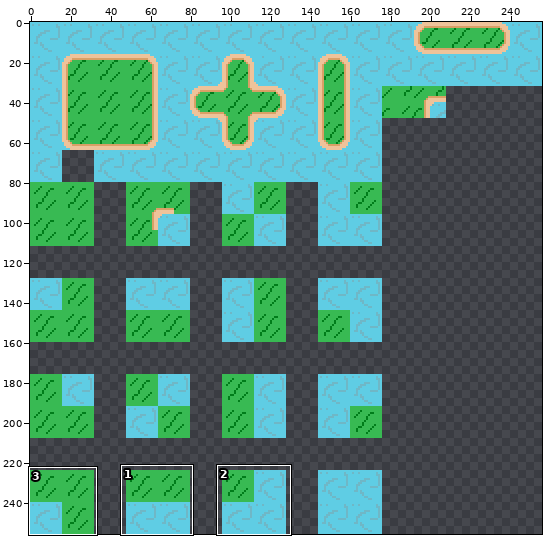
A pixel-art file gets an edit: textures/land_tilemap.aseprite. The first picture is a wide view before the edit; the outline marks the close-up.
Close-up. First the earlier version:
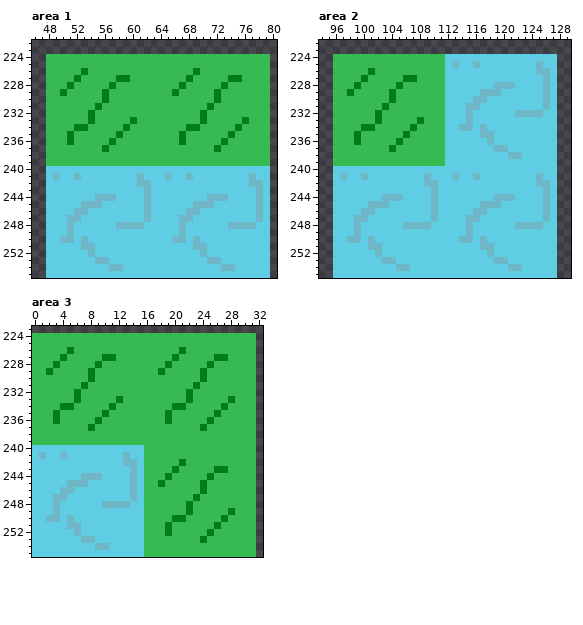
256x256 pixels, 1 frame. Shown: area 1: x 46..80, y 222..255; area 2: x 94..129, y 222..255; area 3: x 0..32, y 223..255. The commit also changed other parts of the picture, which this record leaves out.
Now the later version:
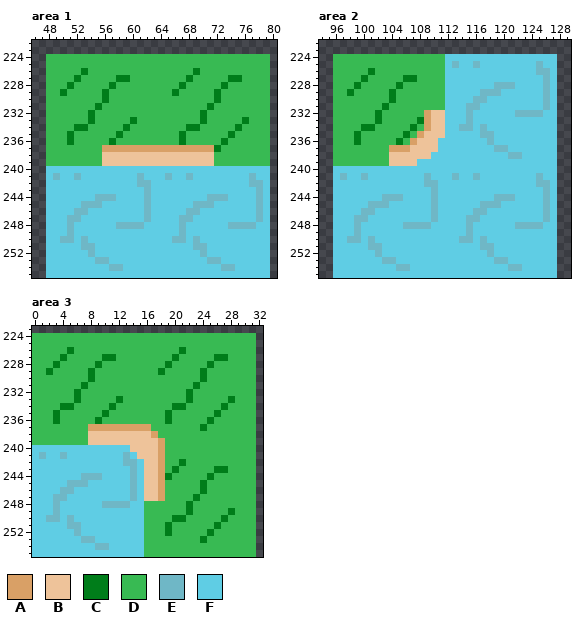
Palette (. is transparent): A #d9a066  B #eec39a  C #007d1a  D #38ba53  E #6fb7c6  F #5fcde4
Change:
--- area 1
@@ x 54..73 @@
 236 DDDCDDDDDDDDDCDDDDDC
-237 DDCDDDDDDDDDDDDDDDCD
-238 DDDDDDDDDDDDDDDDDDDD
-239 DDDDDDDDDDDDDDDDDDDD
+237 DDAAAAAAAAAAAAAAAACD
+238 DDBBBBBBBBBBBBBBBBDD
+239 DDBBBBBBBBBBBBBBBBDD
 240 FFFFFFFFFFFFFFFFFFFF
--- area 2
@@ x 102..113 @@
 231 DCDDDDDDDDFF
-232 CDDDDDDDDDFF
-233 CDDDDDCDDDFF
-234 DDDDDCDDDDFF
-235 DDDDCDDDDDFF
-236 DDDCDDDDDDFF
-237 DDCDDDDDDDFF
-238 DDDDDDDDDDFF
-239 DDDDDDDDDDFF
+232 CDDDDDDABBFF
+233 CDDDDDCABBFF
+234 DDDDDCDABBFF
+235 DDDDCDABBBFF
+236 DDDCDABBBFFF
+237 DDAAABBBBFFF
+238 DDBBBBBBFFFF
+239 DDBBBBFFFFFF
 240 FFFFFFFFFFFF
--- area 3
@@ x 6..20 @@
 236 DDDCDDDDDDDDDCD
-237 DDCDDDDDDDDDDDD
-238 DDDDDDDDDDDDDDD
-239 DDDDDDDDDDDDDDD
-240 FFFFFFFFFFDDDDD
-241 FFFFFFFEFFDDDDD
-242 FFFFFFFEEFDDDDD
-243 FFFFFFFFEFDDDDC
-244 FEEEFFFFEFDDDCD
-245 EEFFFFFFEFDDCDD
-246 FFFFFFFFEFDDDDD
-247 FFFFFFFFEFDDDDD
+237 DDAAAAAAAAADDDD
+238 DDBBBBBBBBBADDD
+239 DDBBBBBBBBBBADD
+240 FFFFFFFFBBBBADD
+241 FFFFFFFEFBBBADD
+242 FFFFFFFEEFBBADD
+243 FFFFFFFFEFBBADC
+244 FEEEFFFFEFBBACD
+245 EEFFFFFFEFBBADD
+246 FFFFFFFFEFBBADD
+247 FFFFFFFFEFBBADD
 248 FFFFEEEEFFDDDDD
Pixel boxes of the changes (left, top, right, bottom) in both close-ups:
changed: (102, 145, 214, 166)
changed: (389, 110, 445, 166)
changed: (88, 424, 165, 501)
